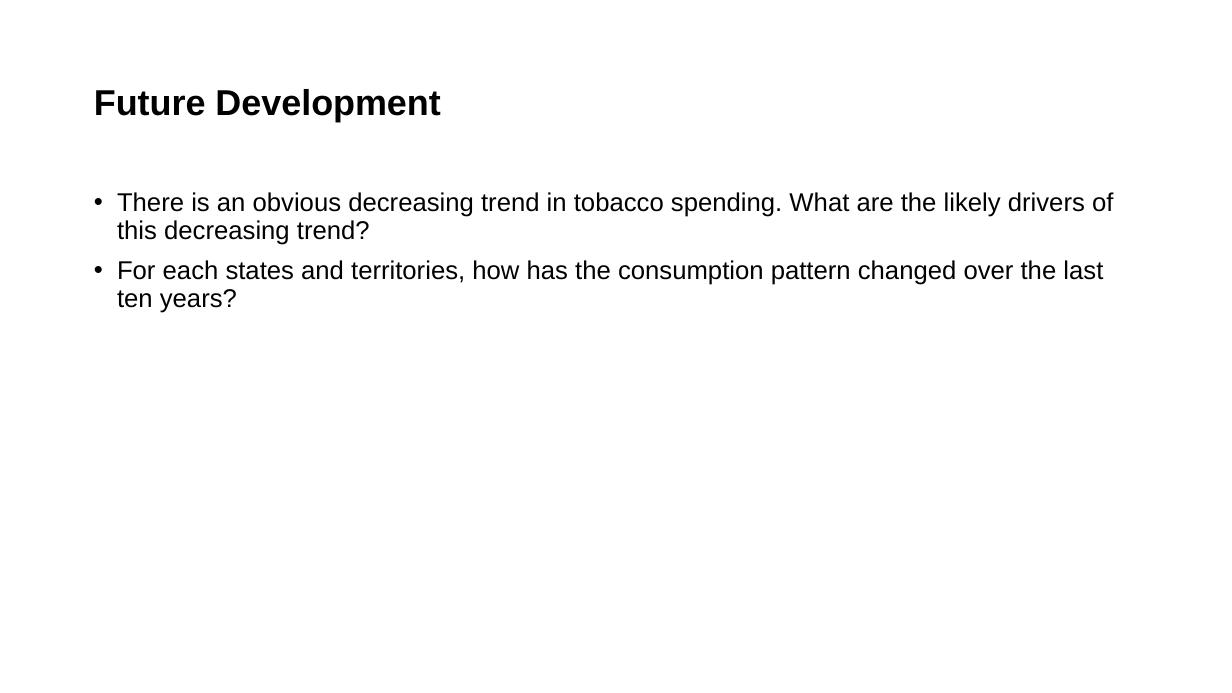
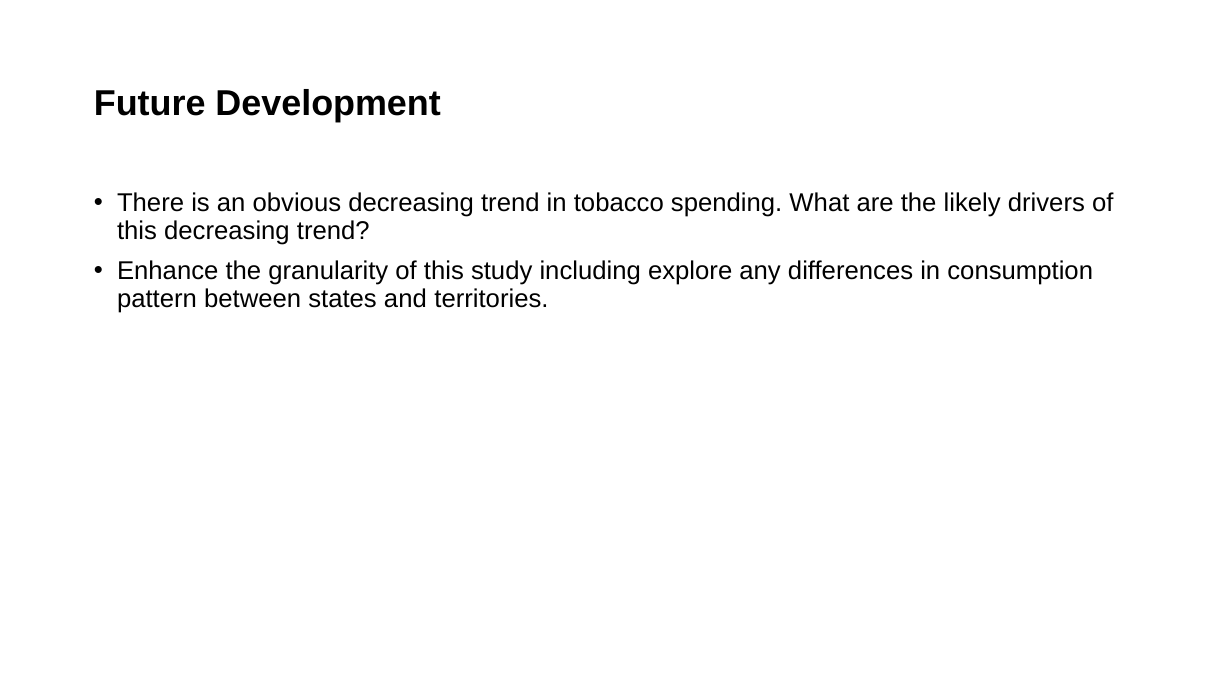
Before and after one commit to twigikit/FTBC_project_1, a slide deck: slide 14 of Aus Household Consumption and Expenditure Pattern.pptx (slide 13 before the commit). Drawn at 1232x693 pixels with LibreOffice and Linux fonts; fonts in the diff are those of the drawing. Boxes give left, top, right and bottom in pixels: in the first picture for what was removed or moved away, otherwise in the second. Text is boxed around its words. In the diff, an @@ line names an element or a change of style, - is before the commit and + after.

```diff
--- a/Aus Household Consumption and Expenditure Pattern.pptx
+++ b/Aus Household Consumption and Expenditure Pattern.pptx
@@ text at box(117, 260, 1093, 313): text changed @@
-• For each states and territories, how has the consumption pattern changed over the last ten years?
+• Enhance the granularity of this study including explore any differences in consumption pattern between states and territories.
```
Also in this commit, not shown: 4 other slides changed, 1 slide added, 4 other files.
